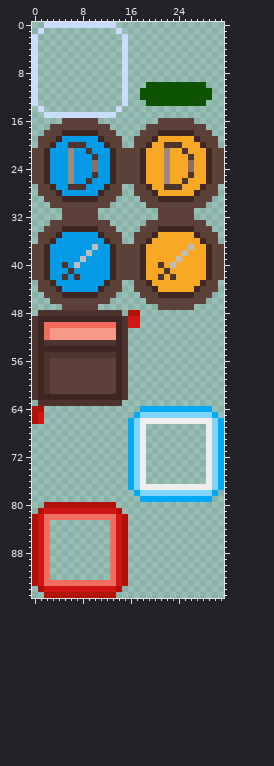
File history of a sprite sheet, gfx/square-sprites.png. Above, as it was before the edit.
The file is 32x96 pixels.
New version:
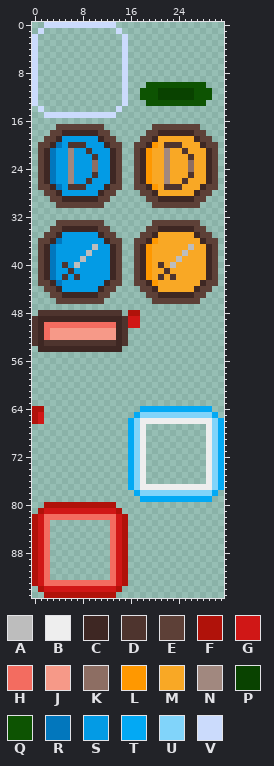
Palette (. is transparent): A #bdbdbd  B #eeeeee  C #3e2723  D #4e342e  E #5d4037  F #b0120a  G #d01716  H #f36c60  J #f69988  K #8d6e63  L #ff9800  M #f9a825  N #a1887f  P #094200  Q #0d5302  R #0277bd  S #039be5  T #03a9f4  U #81d4fa  V #cbdbfc
What changed:
Changed rows in their new state; - is an unchanged pixel.
first column x 21:
11 PPPPPP
12 PPPPPP
first column x 0:
16 -----......----------......-----
17 ---.--------.------.--------.---
18 --.----------.----.----------.--
19 -.------------.--.------------.-
20 ----R---------------L-----------
21 .--R-----------..--L-----------.
22 .--R-----------..--L-----------.
23 .--R-----------..--L-----------.
24 .--R-----------..--L-----------.
25 .--R-----------..--L-----------.
26 .--R-----------..--L-----------.
27 ----R---------------L-----------
28 -.------------.--.------------.-
29 --.----------.----.----------.--
30 ---.--------.------.--------.---
31 -----......----------......-----
32 -----......----------......-----
33 ---.--------.------.--------.---
34 --.----------.----.----------.--
35 -.------------.--.------------.-
36 ----R---------------L-----------
37 .--R-----------..--L-----------.
38 .--R-----------..--L-----------.
39 .--R-----------..--L-----------.
40 .--R-----------..--L-----------.
41 .--R-----------..--L-----------.
42 .--R-----------..--L-----------.
43 ----R---------------L-----------
44 -.------------.--.------------.-
45 --.----------.----.----------.--
46 ---.--------.------.--------.---
47 -----......----------......-----
first column x 0:
54 .--------------.
55 ................
56 ................
57 ................
58 ................
59 ................
60 ................
61 ................
62 ................
63 -..............-
Boxes around the changes in both pictures, in picture pixels (x1, y1, x2, y2):
changed: (32, 88, 224, 310)
erased: (32, 346, 128, 406)
